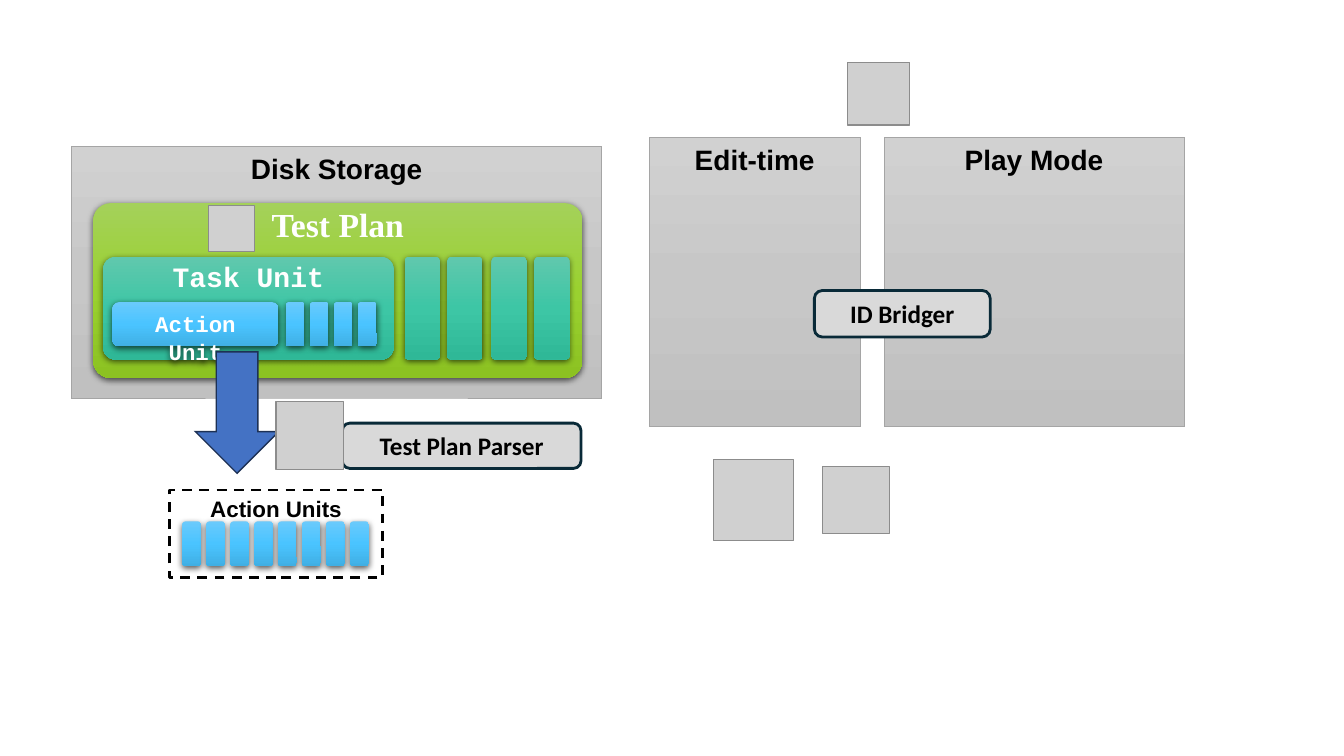
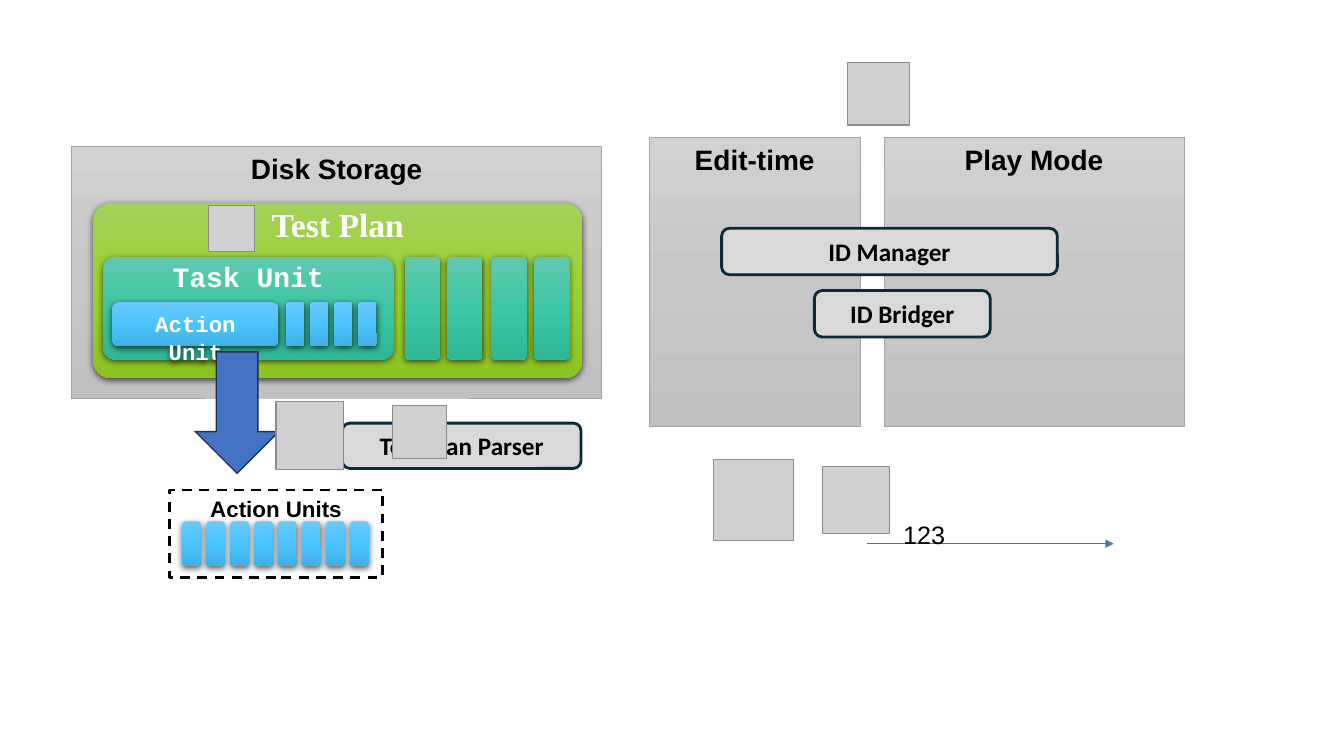
Before and after one commit to TsingPig/CodeRepo, a slide deck: slide 2 of Research/____ISSTA 26/Fig_Overview2.pptx. Drawn at 1344x756 pixels with LibreOffice and Linux fonts; fonts in the diff are those of the drawing; grey boxes stand for pictures. Boxes give left, top, right and bottom in pixels: in the first picture for what was removed or moved away, otherwise in the second. Text is boxed around its words. In the diff, an @@ line names an element or a change of style, - is before the commit and + after.

```diff
--- a/Research/____ISSTA 26/Fig_Overview2.pptx
+++ b/Research/____ISSTA 26/Fig_Overview2.pptx
@@ rounded rectangle added at box(722, 228, 1058, 274), fill #D9D9D9, outline #092A39 2 pt, 18 pt, text #000000, bold @@
+ID Manager
@@ picture added at box(393, 405, 447, 459) @@
@@ text added at box(903, 526, 945, 545), 18 pt, text #000000 @@
+123
@@ arrow added from (867, 543) to (1114, 543), #4472C4 0.5 pt @@
```
Also in this commit, not shown: 2 slides added, 1 slide removed.
